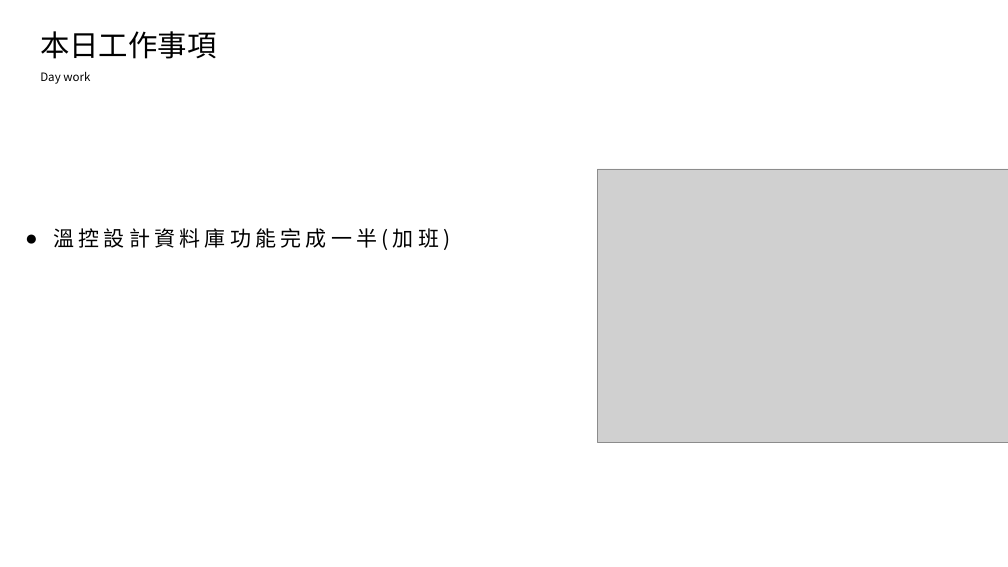
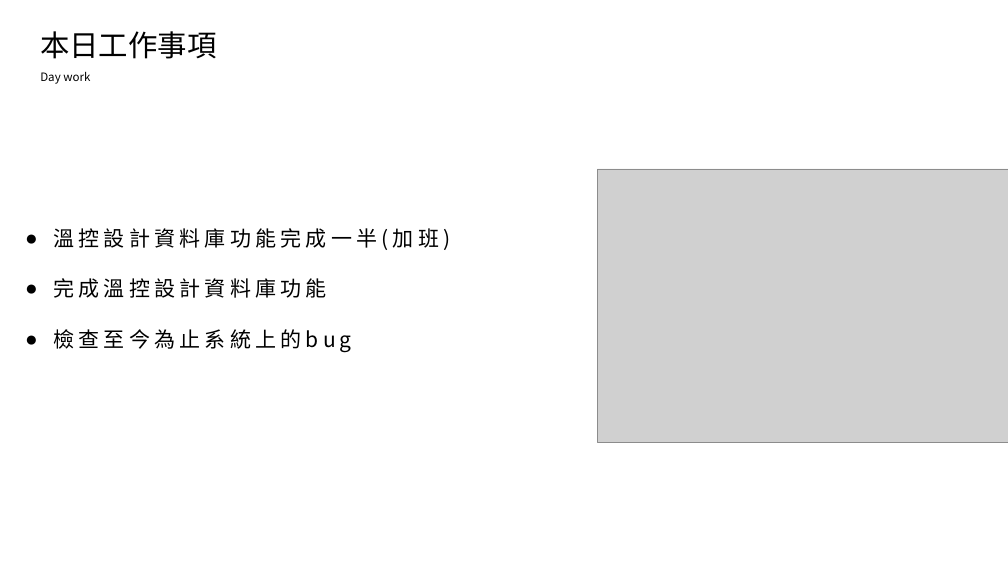
Before and after one commit to king637324/KnowledgeGreenhouseSystem, a slide deck: slide 2 of 工作日報_葉柏漢/2021.08/2021.08.27(加班)~2021.08.31工作日報_葉柏漢.pptx. Drawn at 1008x567 pixels with LibreOffice and Linux fonts; fonts in the diff are those of the drawing; grey boxes stand for pictures. Boxes give left, top, right and bottom in pixels: in the first picture for what was removed or moved away, otherwise in the second. Text is boxed around its words. In the diff, an @@ line names an element or a change of style, - is before the commit and + after.

```diff
--- a/工作日報_葉柏漢/2021.08/2021.08.27(加班)~2021.08.31工作日報_葉柏漢.pptx
+++ b/工作日報_葉柏漢/2021.08/2021.08.27(加班)~2021.08.31工作日報_葉柏漢.pptx
@@ text at [53,278,351,352]: paragraphs added @@
+● 完成溫控設計資料庫功能
+● 檢查至今為止系統上的bug
```
Also in this commit, not shown: 1 other slide changed, 2 slides added, 5 other files.
